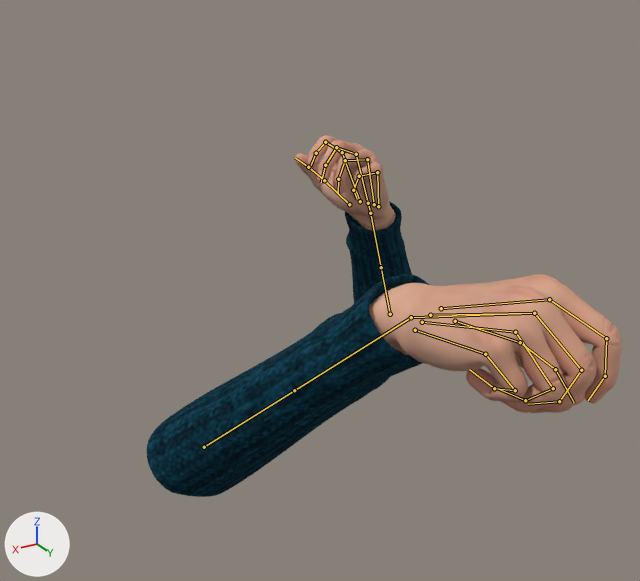
An edit to the Blender file art3d/hands/TripoHands.blend, drawn before and after from the same camera.
One viewpoint serves both versions: a camera (50 mm lens) standing at (0.415, 1.305, 0.266) and looking at (-0.042, 0.542, -0.115). The lights are fixed; the arrows at lower left show +X, +Y and +Z. The older version comes first. Both versions are drawn at frame 35 of the action 'Take_PlayCard'; the numbers are the values there. The bones that bend it are drawn over the model as lines.

Objects in the first picture: 'Arm_Male_L', 'Arm_Male_R', 'Sleeve_L', 'Sleeve_R'.
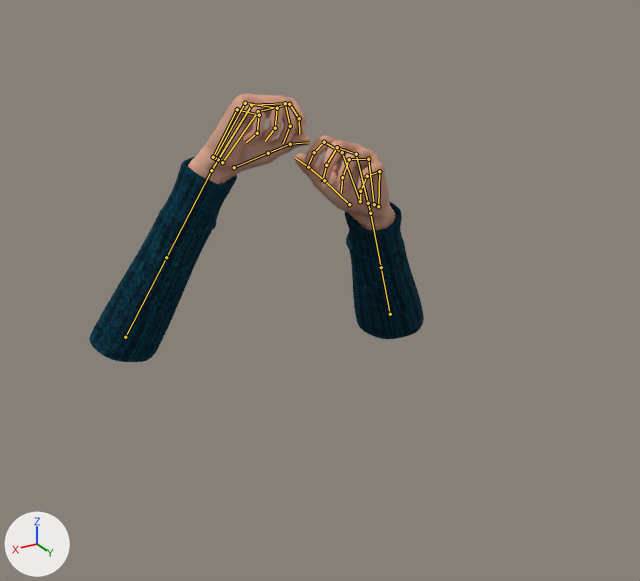
Diff of the bpy script that builds the scene:
```diff
--- a/art3d/hands/TripoHands.blend.py
+++ b/art3d/hands/TripoHands.blend.py
@@ bone_forearm_r @@
 bone_forearm_r = bpy.data.objects['Rig_Hands'].pose.bones['Forearm_R']  # child of 'Root'
-bone_forearm_r.location = (0.0122, 0.9523, -0.1639)
-bone_forearm_r.rotation_euler = (0.733, 0.0, 0.419)  # degrees (42, 0, 24)
+bone_forearm_r.location = (-0.0636, 0.5137, -0.2626)
+bone_forearm_r.rotation_euler = (1.082, -0.122, 0.768)  # degrees (62, -7, 44)
@@ bone_forearmtwist_r @@
 bone_forearmtwist_r = bpy.data.objects['Rig_Hands'].pose.bones['ForearmTwist_R']  # child of 'Forearm_R'
-bone_forearmtwist_r.rotation_euler = (0.0, 0.0, 0.0)  # degrees (0, 0, 0)
+bone_forearmtwist_r.rotation_euler = (0.0, -0.157, 0.0)  # degrees (0, -9, 0)
@@ bone_hand_r @@
 bone_hand_r = bpy.data.objects['Rig_Hands'].pose.bones['Hand_R']  # child of 'ForearmTwist_R'
-bone_hand_r.rotation_euler = (-0.436, -0.0175, -0.0873)  # degrees (-25, -1, -5)
+bone_hand_r.rotation_euler = (0.0175, -0.0873, 0.297)  # degrees (1, -5, 17)
@@ bone_index01_r @@
 bone_index01_r = bpy.data.objects['Rig_Hands'].pose.bones['Index01_R']  # child of 'MetaIndex_R'
-bone_index01_r.rotation_euler = (-0.698, -0.0524, -0.0524)  # degrees (-40, -3, -3)
+bone_index01_r.rotation_euler = (-0.785, -0.0349, -0.0349)  # degrees (-45, -2, -2)
@@ bone_index02_r @@
 bone_index02_r = bpy.data.objects['Rig_Hands'].pose.bones['Index02_R']  # child of 'Index01_R'
-bone_index02_r.rotation_euler = (-0.873, 0.0, 0.0)  # degrees (-50, 0, 0)
+bone_index02_r.rotation_euler = (-0.96, 0.0, 0.0)  # degrees (-55, 0, 0)
@@ bone_metaring_r @@
 bone_metaring_r = bpy.data.objects['Rig_Hands'].pose.bones['MetaRing_R']  # child of 'Hand_R'
-bone_metaring_r.rotation_euler = (-0.0524, 0.0175, 0.0175)  # degrees (-3, 1, 1)
+bone_metaring_r.rotation_euler = (-0.0175, 0.0175, 0.0)  # degrees (-1, 1, 0)
@@ bone_ring01_r @@
 bone_ring01_r = bpy.data.objects['Rig_Hands'].pose.bones['Ring01_R']  # child of 'MetaRing_R'
-bone_ring01_r.rotation_euler = (-1.187, 0.14, 0.0524)  # degrees (-68, 8, 3)
+bone_ring01_r.rotation_euler = (-1.134, 0.0175, 0.0175)  # degrees (-65, 1, 1)
@@ bone_metapinky_r @@
 bone_metapinky_r = bpy.data.objects['Rig_Hands'].pose.bones['MetaPinky_R']  # child of 'Hand_R'
-bone_metapinky_r.rotation_euler = (-0.105, 0.0698, 0.0349)  # degrees (-6, 4, 2)
+bone_metapinky_r.rotation_euler = (-0.0524, 0.0349, 0.0175)  # degrees (-3, 2, 1)
@@ bone_pinky01_r @@
 bone_pinky01_r = bpy.data.objects['Rig_Hands'].pose.bones['Pinky01_R']  # child of 'MetaPinky_R'
-bone_pinky01_r.rotation_euler = (-1.274, 0.349, 0.0698)  # degrees (-73, 20, 4)
+bone_pinky01_r.rotation_euler = (-1.204, 0.0349, 0.0175)  # degrees (-69, 2, 1)
@@ bone_pinky03_r @@
 bone_pinky03_r = bpy.data.objects['Rig_Hands'].pose.bones['Pinky03_R']  # child of 'Pinky02_R'
-bone_pinky03_r.rotation_euler = (-0.925, 0.0, 0.0)  # degrees (-53, 0, 0)
+bone_pinky03_r.rotation_euler = (-0.716, 0.0, 0.0)  # degrees (-41, 0, 0)
@@ bone_thumb01_r @@
 bone_thumb01_r = bpy.data.objects['Rig_Hands'].pose.bones['Thumb01_R']  # child of 'Hand_R'
-bone_thumb01_r.rotation_euler = (-0.873, -1.187, 0.541)  # degrees (-50, -68, 31)
+bone_thumb01_r.rotation_euler = (-0.75, -0.977, 0.454)  # degrees (-43, -56, 26)
@@ bone_thumb02_r @@
 bone_thumb02_r = bpy.data.objects['Rig_Hands'].pose.bones['Thumb02_R']  # child of 'Thumb01_R'
-bone_thumb02_r.rotation_euler = (-0.332, 0.0, 0.105)  # degrees (-19, 0, 6)
+bone_thumb02_r.rotation_euler = (-0.244, 0.0, 0.0698)  # degrees (-14, 0, 4)
@@ bone_thumb03_r @@
 bone_thumb03_r = bpy.data.objects['Rig_Hands'].pose.bones['Thumb03_R']  # child of 'Thumb02_R'
-bone_thumb03_r.rotation_euler = (-0.436, 0.0, 0.0)  # degrees (-25, 0, 0)
+bone_thumb03_r.rotation_euler = (-0.314, 0.0, 0.0)  # degrees (-18, 0, 0)
@@ bone_index01_l @@
 bone_index01_l = bpy.data.objects['Rig_Hands'].pose.bones['Index01_L']  # child of 'MetaIndex_L'
-bone_index01_l.rotation_euler = (-0.663, 0.0873, 0.105)  # degrees (-38, 5, 6)
+bone_index01_l.rotation_euler = (-0.663, 0.0524, 0.0698)  # degrees (-38, 3, 4)
@@ bone_metaring_l @@
 bone_metaring_l = bpy.data.objects['Rig_Hands'].pose.bones['MetaRing_L']  # child of 'Hand_L'
-bone_metaring_l.rotation_euler = (-0.0524, -0.0175, -0.0175)  # degrees (-3, -1, -1)
+bone_metaring_l.rotation_euler = (-0.0175, -0.0175, 0.0)  # degrees (-1, -1, 0)
@@ bone_ring01_l @@
 bone_ring01_l = bpy.data.objects['Rig_Hands'].pose.bones['Ring01_L']  # child of 'MetaRing_L'
-bone_ring01_l.rotation_euler = (-0.977, -0.122, -0.0698)  # degrees (-56, -7, -4)
+bone_ring01_l.rotation_euler = (-0.96, -0.0175, -0.0175)  # degrees (-55, -1, -1)
@@ bone_metapinky_l @@
 bone_metapinky_l = bpy.data.objects['Rig_Hands'].pose.bones['MetaPinky_L']  # child of 'Hand_L'
-bone_metapinky_l.rotation_euler = (-0.105, -0.0698, -0.0349)  # degrees (-6, -4, -2)
+bone_metapinky_l.rotation_euler = (-0.0524, -0.0349, -0.0175)  # degrees (-3, -2, -1)
@@ bone_pinky01_l @@
 bone_pinky01_l = bpy.data.objects['Rig_Hands'].pose.bones['Pinky01_L']  # child of 'MetaPinky_L'
-bone_pinky01_l.rotation_euler = (-1.134, -0.297, -0.105)  # degrees (-65, -17, -6)
+bone_pinky01_l.rotation_euler = (-1.082, -0.0349, -0.0175)  # degrees (-62, -2, -1)
@@ bone_pinky03_l @@
 bone_pinky03_l = bpy.data.objects['Rig_Hands'].pose.bones['Pinky03_L']  # child of 'Pinky02_L'
-bone_pinky03_l.rotation_euler = (-0.698, 0.0, 0.0)  # degrees (-40, 0, 0)
+bone_pinky03_l.rotation_euler = (-0.628, 0.0, 0.0)  # degrees (-36, 0, 0)
```

Boxes (x1, y1, x2, y2) around the edits, measured in the pictures (640 x 581 px):
'Sleeve_R', posed
    before: (147, 274, 429, 497)
    after: (89, 157, 237, 362)
'Arm_Male_R', posed
    before: (369, 274, 622, 413)
    after: (188, 94, 311, 184)
'Arm_Male_L', posed
    both: (295, 135, 395, 231)
bone 'Forearm_R', root to tip
    before: (204, 447) to (294, 390)
    after: (125, 337) to (166, 257)
bone 'ForearmTwist_R', root to tip
    before: (294, 390) to (411, 317)
    after: (166, 257) to (211, 170)
bone 'Hand_R', root to tip
    before: (411, 317) to (534, 313)
    after: (211, 170) to (251, 105)
bone 'Index01_R', root to tip
    before: (549, 299) to (606, 338)
    after: (258, 111) to (289, 104)
bone 'Index02_R', root to tip
    before: (606, 338) to (605, 376)
    after: (289, 104) to (299, 118)
bone 'MetaRing_R', root to tip
    before: (422, 322) to (515, 332)
    after: (215, 158) to (245, 103)
bone 'Ring01_R', root to tip
    before: (515, 332) to (553, 388)
    after: (245, 103) to (277, 108)
bone 'MetaPinky_R', root to tip
    before: (415, 330) to (485, 354)
    after: (213, 157) to (237, 109)
bone 'Pinky01_R', root to tip
    before: (485, 354) to (515, 390)
    after: (237, 109) to (259, 115)
bone 'Pinky03_R', root to tip
    before: (494, 388) to (469, 369)
    after: (257, 133) to (246, 142)
bone 'Thumb01_R', root to tip
    before: (455, 321) to (520, 342)
    after: (234, 167) to (268, 153)
bone 'Thumb02_R', root to tip
    before: (520, 342) to (555, 369)
    after: (268, 153) to (290, 144)
bone 'Thumb03_R', root to tip
    before: (555, 369) to (574, 402)
    after: (290, 144) to (308, 142)
bone 'Index01_L', root to tip
    before: (342, 152) to (325, 142)
    after: (342, 152) to (324, 142)
bone 'MetaRing_L', root to tip
    before: (374, 204) to (367, 159)
    after: (374, 204) to (368, 159)
bone 'Ring01_L', root to tip
    before: (367, 159) to (345, 160)
    after: (368, 159) to (349, 159)
bone 'MetaPinky_L', root to tip
    before: (378, 206) to (377, 172)
    after: (378, 206) to (379, 171)
bone 'Pinky01_L', root to tip
    before: (377, 172) to (359, 176)
    after: (379, 171) to (367, 176)
bone 'Pinky03_L', root to tip
    before: (353, 190) to (357, 199)
    after: (360, 191) to (360, 201)
